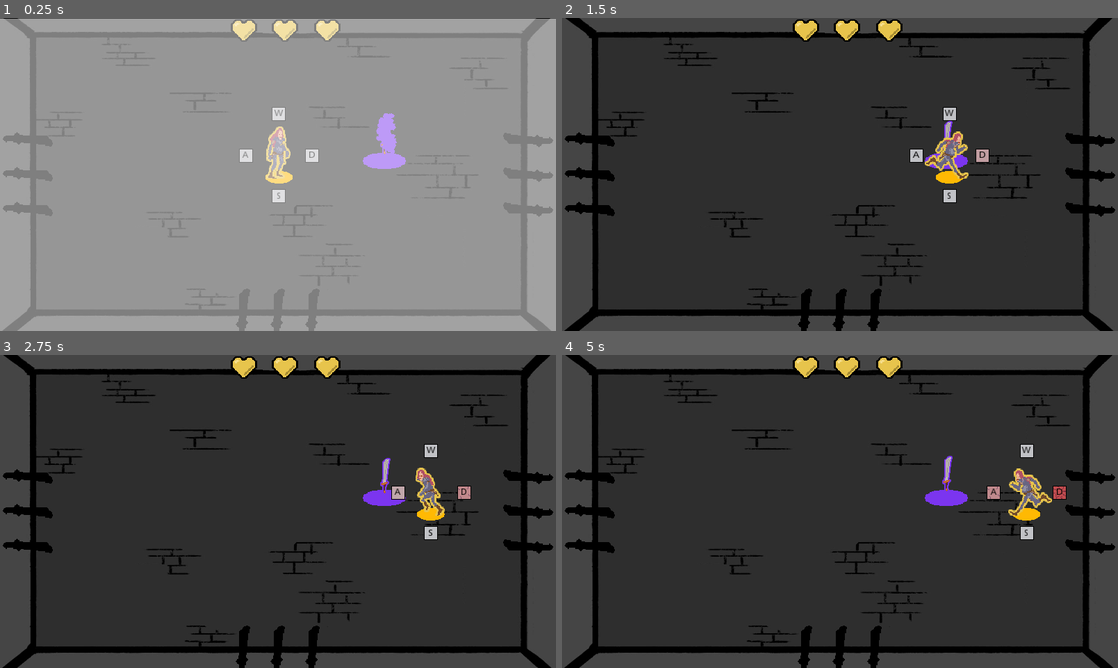
Above: before the commit, frames 1-4 (two rows, left to right).
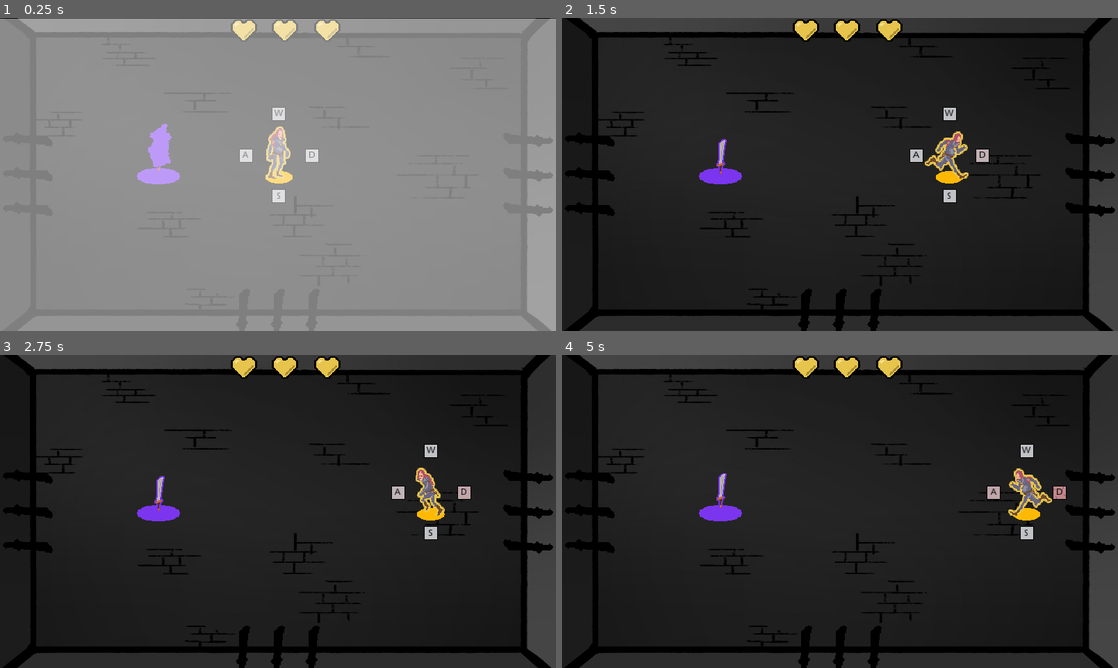
Above: after the commit, the same moments.

Repository: amidos2006/gmtkjam
Game: Godot game, scene res://Gameplay.tscn
Same seed, same stepped clock (60 frames per second), same inputs: the game is played once before the commit and once after it.
Inputs:
- Up to frame 1 (0.25 s): no input
- Up to frame 2 (1.5 s): tap Enter at 0.5 s; hold Space 0.53-1.28 s; hold D from 0.53 s (still down); tap 1 at 1.35 s
- Up to frame 3 (2.75 s): tap Space at 1.52, 1.55, 1.82 s; release D at 2.03 s; hold A from 2.03 s (still down); hold Space from 2.03 s (still down); tap 2 at 2.1 s
- Up to frame 4 (5 s): release A at 2.78 s; release Space at 2.78 s; hold D 2.78-4.28 s; tap 3 at 2.85 s; tap Space at 3.02, 3.05, 3.32, 4.52, 4.55, 4.82 s; hold Space 3.53-4.28 s; tap 4 at 3.6 s; hold A from 4.28 s (still down); tap 5 at 4.35 s

The runs differ from the first frame. In frame 1, 1.4% of the frame differs, in the area x 0-97%, y 0-68%; in frame 2, 10%; in frame 3, 10%; in frame 4, 10%, in the area x 0-99%, y 0-100%.

Commit message:
adding new shit

Diff:
--- /dev/null
+++ b/Background.gd
@@ -0,0 +1,16 @@
+extends CanvasLayer
+
+
+# Declare member variables here. Examples:
+# var a = 2
+# var b = "text"
+
+
+# Called when the node enters the scene tree for the first time.
+func _ready():
+	pass # Replace with function body.
+
+
+# Called every frame. 'delta' is the elapsed time since the previous frame.
+#func _process(delta):
+#	pass
--- a/Enemies.gd
+++ b/Enemies.gd
@@ -5,26 +5,32 @@
 const CHASER_ENEMY = preload("res://chaserEnemy.tscn")
 const STATIC_ENEMY = preload("res://staticEnemy.tscn")
 const LINE_ENEMY = preload("res://lineEnemy.tscn")
+const RAND_ENEMY = preload("res://randomEnemy.tscn")
 
 const ENEMY_TYPES = [
-	[0, 0, 0],
-	[4, 0, 0],
-	[0, 4, 0],
-	[0, 0, 2],
-	[4, 0, 2],
-	[0, 3, 2],
-	[4, 3, 2],
-	[3, 3, 3]
+	[0, 0, 0, 0],
+	[4, 0, 0, 0],
+	[0, 4, 0, 0],
+	[0, 0, 0, 2],
+	[4, 0, 0, 2],
+	[0, 3, 0, 2],
+	[4, 3, 0, 2],
+	[3, 3, 0, 3],
+	[3, 3, 0, 3],
+	[3, 3, 0, 3]
 ]
 
 const RANDOM_TYPES = [
-	[0, 0, 0],
-	[2, 0, 0],
-	[0, 1, 0],
-	[0, 0, 1],
-	[1, 0, 1],
-	[2, 2, 1],
-	[2, 2, 2]
+	[0, 0, 0, 0],
+	[2, 0, 0, 0],
+	[0, 1, 0, 0],
+	[0, 0, 0, 1],
+	[1, 0, 0, 1],
+	[2, 2, 0, 1],
+	[2, 2, 0, 2],
+	[2, 2, 0, 2],
+	[2, 2, 0, 2],
+	[2, 2, 0, 2]
 ]
 
 var firstTime = true
@@ -66,10 +72,11 @@
 
 		firstTime = false
 		var level = min($"/root/Global".level, ENEMY_TYPES.size())
-		var enemies = [0, 0, 0]
+		var enemies = [0, 0, 0, 0]
 		enemies[0] += ENEMY_TYPES[level][0] + randi() % (RANDOM_TYPES[level][0] + 1)
 		enemies[1] += ENEMY_TYPES[level][1] + randi() % (RANDOM_TYPES[level][1] + 1)
 		enemies[2] += ENEMY_TYPES[level][2] + randi() % (RANDOM_TYPES[level][2] + 1)
+		enemies[3] += ENEMY_TYPES[level][3] + randi() % (RANDOM_TYPES[level][3] + 1)
 		for i in range(0, enemies[0]):
 			var enemy = STATIC_ENEMY.instance()
 			self.add_child(enemy)
@@ -79,12 +86,21 @@
 			self.add_child(enemy)
 			enemy.global_position = get_new_position(i)
 		for i in range(0, enemies[2]):
-			var enemy = CHASER_ENEMY.instance()
+			var enemy = RAND_ENEMY.instance()
+			self.add_child(enemy)
+			enemy.global_position = get_new_position(i)
+		for i in range(0, enemies[3]):
+			var enemy = RAND_ENEMY.instance()
 			self.add_child(enemy)
 			enemy.global_position = get_new_position(i)
 
-	if $"/root/Global".room.collected >= $"/root/Global".room.MAX_COINS && Input.is_key_pressed(KEY_SPACE):
-		$"/root/Global".level += 1
-		firstTime = true
-		$"/root/Global".room.collected = 0
-		$"/root/Global".flash.flash()
+	if $"/root/Global".room.collected >= $"/root/Global".room.MAX_COINS:
+		if $"/root/Global".level < 10:
+			if Input.is_key_pressed(KEY_SPACE):
+				$"/root/Global".level += 1
+				$"/root/Global".player.global_position = Vector2(320, 180)
+				firstTime = true
+				$"/root/Global".room.collected = 0
+				$"/root/Global".flash.flash()
+		else:
+			pass
--- /dev/null
+++ b/Gameover.gd
@@ -0,0 +1,20 @@
+extends Control
+
+# Called when the node enters the scene tree for the first time.
+func _process(delta):
+	$Defeat.visible = false
+	$RestartButton.visible = false
+	$Victory.visible = false
+	$NextLvl.visible = false
+	if $"/root/Global".player == null:
+		$Defeat.visible = true
+		$RestartButton.visible = true
+		if Input.is_key_pressed(KEY_SPACE):
+			$"/root/Global".level = 0
+			get_tree().reload_current_scene()
+	if $"/root/Global".room.collected >= $"/root/Global".room.MAX_COINS:
+		if $"/root/Global".level >= 9:
+			$Victory.visible = true
+			$RestartButton.visible = true
+		else:
+			$NextLvl.visible = true
--- a/Gameplay.tscn
+++ b/Gameplay.tscn
@@ -1,20 +1,24 @@
-[gd_scene load_steps=22 format=2]
+[gd_scene load_steps=26 format=2]
 
 [ext_resource path="res://player.tscn" type="PackedScene" id=1]
-[ext_resource path="res://room.tscn" type="PackedScene" id=2]
+[ext_resource path="res://Victory.png" type="Texture" id=2]
 [ext_resource path="res://Flash.gd" type="Script" id=3]
 [ext_resource path="res://UI.gd" type="Script" id=4]
 [ext_resource path="res://healthUI.tscn" type="PackedScene" id=5]
 [ext_resource path="res://swordUI.tscn" type="PackedScene" id=6]
-[ext_resource path="res://losing_control.wav" type="AudioStream" id=7]
+[ext_resource path="res://room0.tscn" type="PackedScene" id=7]
 [ext_resource path="res://Pause.gd" type="Script" id=8]
 [ext_resource path="res://global.gd" type="Script" id=9]
+[ext_resource path="res://losing_control.wav" type="AudioStream" id=10]
 [ext_resource path="res://Enemies.gd" type="Script" id=11]
+[ext_resource path="res://Defeat.png" type="Texture" id=12]
 [ext_resource path="res://button.png" type="Texture" id=13]
 [ext_resource path="res://Keyboard.gd" type="Script" id=14]
+[ext_resource path="res://RestartButton.png" type="Texture" id=15]
 [ext_resource path="res://break.wav" type="AudioStream" id=16]
-[ext_resource path="res://kill.wav" type="AudioStream" id=18]
-[ext_resource path="res://GameTitle.gd" type="Script" id=19]
+[ext_resource path="res://Background.gd" type="Script" id=17]
+[ext_resource path="res://NextLvl.png" type="Texture" id=18]
+[ext_resource path="res://Gameover.gd" type="Script" id=19]
 
 [sub_resource type="AtlasTexture" id=1]
 atlas = ExtResource( 13 )
@@ -69,12 +73,10 @@
 
 [node name="Background" type="CanvasLayer" parent="."]
 layer = 0
-
-[node name="room" parent="Background" instance=ExtResource( 2 )]
+script = ExtResource( 17 )
+
+[node name="room1" parent="Background" instance=ExtResource( 7 )]
 position = Vector2( 320, 180 )
-
-[node name="scream" type="AudioStreamPlayer2D" parent="Background/room"]
-stream = ExtResource( 18 )
 
 [node name="Objects" type="CanvasLayer" parent="."]
 layer = 10
@@ -922,6 +924,38 @@
 margin_bottom = -220.0
 rect_rotation = -90.0
 
+[node name="Gameover" type="Control" parent="Overlayer"]
+anchor_right = 1.0
+anchor_bottom = 1.0
+script = ExtResource( 19 )
+__meta__ = {
+"_edit_use_anchors_": false
+}
+
+[node name="Victory" type="Sprite" parent="Overlayer/Gameover"]
+visible = false
+position = Vector2( 320, 130 )
+scale = Vector2( 0.5, 0.5 )
+texture = ExtResource( 2 )
+
+[node name="Defeat" type="Sprite" parent="Overlayer/Gameover"]
+visible = false
+position = Vector2( 320, 130 )
+scale = Vector2( 0.5, 0.5 )
+texture = ExtResource( 12 )
+
+[node name="RestartButton" type="Sprite" parent="Overlayer/Gameover"]
+visible = false
+position = Vector2( 320, 280 )
+scale = Vector2( 0.25, 0.25 )
+texture = ExtResource( 15 )
+
+[node name="NextLvl" type="Sprite" parent="Overlayer/Gameover"]
+visible = false
+position = Vector2( 320, 280 )
+scale = Vector2( 0.25, 0.25 )
+texture = ExtResource( 18 )
+
 [node name="Flash" type="ColorRect" parent="Overlayer"]
 pause_mode = 2
 anchor_right = 1.0
@@ -933,14 +967,6 @@
 "_edit_use_anchors_": false
 }
 
-[node name="GameTitle" type="Control" parent="Overlayer"]
-anchor_right = 1.0
-anchor_bottom = 1.0
-script = ExtResource( 19 )
-__meta__ = {
-"_edit_use_anchors_": false
-}
-
-[node name="Music" type="AudioStreamPlayer2D" parent="."]
-stream = ExtResource( 7 )
+[node name="Music" type="AudioStreamPlayer" parent="."]
+stream = ExtResource( 10 )
 autoplay = true
--- /dev/null
+++ b/challenge0.tscn
@@ -0,0 +1,3 @@
+[gd_scene format=2]
+
+[node name="enemies" type="Node2D"]
--- a/chaserEnemy.gd
+++ b/chaserEnemy.gd
@@ -1,6 +1,6 @@
 extends KinematicBody2D
 
-const SPEED = 120
+const SPEED = 100
 const ACCELERATION = 10
 const FRICTION = 1.5
 
--- a/chaserEnemy.tscn
+++ b/chaserEnemy.tscn
@@ -72,7 +72,7 @@
 scale = Vector2( 0.72, 0.72 )
 frames = SubResource( 10 )
 animation = "move_down"
-frame = 2
+frame = 1
 playing = true
 
 [node name="CollisionShape2D" type="CollisionShape2D" parent="."]
--- a/coin.gd
+++ b/coin.gd
@@ -24,6 +24,8 @@
 	return location
 
 func _on_Coin_body_entered(body):
+	if $"/root/Global".player == null:
+		return
 	if "Player" in body.name:
 		if $"/root/Global".room.coin_collected():
 			$CPUParticles2D.restart()
@@ -33,7 +35,10 @@
 			var center = $"/root/Global".room.global_position
 			var size = $"/root/Global".room.get_node("coinarea").shape.extents
 			position = _get_far_loc(center, size, $"/root/Global".player.global_position)
-	if "room" in body.name:
+	else:
+		$CPUParticles2D.restart()
+		$Sprite.scale.x = 0
+		$Sprite.scale.y = 0
 		var center = $"/root/Global".room.global_position
 		var size = $"/root/Global".room.get_node("coinarea").shape.extents
 		position = _get_far_loc(center, size, $"/root/Global".player.global_position)
--- a/coin.tscn
+++ b/coin.tscn
@@ -43,7 +43,6 @@
 scale = Vector2( 0.719999, 0.719999 )
 frames = SubResource( 5 )
 animation = "idle"
-frame = 1
 playing = true
 
 [node name="CollisionShape2D" type="CollisionShape2D" parent="."]
--- a/lineEnemy.tscn
+++ b/lineEnemy.tscn
@@ -49,7 +49,7 @@
 position = Vector2( 4, -32 )
 frames = SubResource( 7 )
 animation = "move"
-frame = 2
+frame = 3
 playing = true
 
 [node name="Sprite" type="Sprite" parent="."]
--- a/player.gd
+++ b/player.gd
@@ -4,7 +4,7 @@
 const ACCELERATION = 10
 const FRICTION = 1.5
 const MAX_LIFE_SPAN = 100
-const BREAK_SPEED = 20
+const BREAK_SPEED = 10
 const BOUNCE = 200
 const MAX_HEALTH = 3
 const MAX_INV = 0.5
--- a/player.tscn
+++ b/player.tscn
@@ -410,6 +410,8 @@
 
 [node name="down" type="AnimatedSprite" parent="Keys"]
 position = Vector2( 0, 22 )
+scale = Vector2( 1, 1.01015 )
+z_index = -4
 frames = SubResource( 47 )
 animation = "4"
 
--- /dev/null
+++ b/randomEnemy.gd
@@ -0,0 +1,40 @@
+extends KinematicBody2D
+
+const SPEED = 100
+
+var timer = 100
+export(Vector2) var dir = Vector2(1, 0)
+
+func _change_direction():
+	if abs(dir.x) > 0:
+		if (dir.x < 0 and $left.is_colliding() and "colliders" in $left.get_collider().name) or\
+			(dir.x > 0 and $right.is_colliding() and "colliders" in $right.get_collider().name):
+			if !$up.is_colliding():
+				dir.x = 0
+				dir.y = -1
+			if !$down.is_colliding():
+				dir.x = 0
+				dir.y = 1
+	elif abs(dir.y) > 0:
+		if (dir.y < 0 and $up.is_colliding() and "colliders" in $up.get_collider().name) or\
+			(dir.y > 0 and $down.is_colliding() and "colliders" in $down.get_collider().name):
+			if !$left.is_colliding():
+				dir.x = -1
+				dir.y = 0
+			if !$right.is_colliding():
+				dir.x = 1
+				dir.y = 0
+
+
+# Called every frame. 'delta' is the elapsed time since the previous frame.
+func _physics_process(delta):
+	_change_direction()
+	var collision = move_and_collide(dir * SPEED * delta)
+	if collision:
+		if collision.collider.has_method("hit"):
+			collision.collider.hit(dir.normalized())
+	z_index = global_position.y
+
+	$AnimatedSprite.flip_h = false
+	if dir.x < 0:
+		$AnimatedSprite.flip_h = true
--- /dev/null
+++ b/randomEnemy.tscn
@@ -0,0 +1,68 @@
+[gd_scene load_steps=9 format=2]
+
+[ext_resource path="res://CharFootField.png" type="Texture" id=1]
+[ext_resource path="res://GhostEnemy_move_Outline.png" type="Texture" id=2]
+[ext_resource path="res://randomEnemy.gd" type="Script" id=3]
+
+[sub_resource type="AtlasTexture" id=1]
+atlas = ExtResource( 2 )
+region = Rect2( 0, 0, 64, 64 )
+
+[sub_resource type="AtlasTexture" id=2]
+atlas = ExtResource( 2 )
+region = Rect2( 64, 0, 64, 64 )
+
+[sub_resource type="AtlasTexture" id=3]
+atlas = ExtResource( 2 )
+region = Rect2( 128, 0, 64, 64 )
+
+[sub_resource type="SpriteFrames" id=4]
+animations = [ {
+"frames": [ SubResource( 1 ), SubResource( 2 ), SubResource( 3 ) ],
+"loop": true,
+"name": "move",
+"speed": 6.0
+} ]
+
+[sub_resource type="RectangleShape2D" id=5]
+extents = Vector2( 18, 6 )
+
+[node name="randomEnemy" type="KinematicBody2D"]
+position = Vector2( 0, 1 )
+script = ExtResource( 3 )
+__meta__ = {
+"_edit_group_": true
+}
+
+[node name="AnimatedSprite" type="AnimatedSprite" parent="."]
+position = Vector2( 1, -20 )
+scale = Vector2( 0.920002, 0.920002 )
+frames = SubResource( 4 )
+animation = "move"
+frame = 1
+playing = true
+
+[node name="Sprite" type="Sprite" parent="."]
+modulate = Color( 0.862745, 0.160784, 0.160784, 1 )
+scale = Vector2( 0.878415, 0.882827 )
+z_index = -1
+texture = ExtResource( 1 )
+
+[node name="CollisionShape2D" type="CollisionShape2D" parent="."]
+shape = SubResource( 5 )
+
+[node name="up" type="RayCast2D" parent="."]
+enabled = true
+cast_to = Vector2( 0, -15 )
+
+[node name="down" type="RayCast2D" parent="."]
+enabled = true
+cast_to = Vector2( 0, 15 )
+
+[node name="left" type="RayCast2D" parent="."]
+enabled = true
+cast_to = Vector2( -25, 0 )
+
+[node name="right" type="RayCast2D" parent="."]
+enabled = true
+cast_to = Vector2( 25, 0 )
--- a/room.gd
+++ b/room.gd
@@ -7,6 +7,16 @@
 # Called when the node enters the scene tree for the first time.
 func _ready():
 	$"/root/Global".room = self
+
+func activate():
+	for i in range($colliders.get_child_count()):
+		$colliders.get_child(i).disabled = false
+	visible = true
+
+func deactivate():
+	for i in range($colliders.get_child_count()):
+		$colliders.get_child(i).disabled = true
+	visible = false
 
 func coin_collected():
 	collected += 1
--- /dev/null
+++ b/room0.tscn
@@ -0,0 +1,55 @@
+[gd_scene load_steps=9 format=2]
+
+[ext_resource path="res://Map0.jpg" type="Texture" id=1]
+[ext_resource path="res://room.gd" type="Script" id=2]
+[ext_resource path="res://kill.wav" type="AudioStream" id=3]
+
+[sub_resource type="RectangleShape2D" id=1]
+extents = Vector2( 26, 181 )
+
+[sub_resource type="RectangleShape2D" id=2]
+extents = Vector2( 321, 14 )
+
+[sub_resource type="RectangleShape2D" id=3]
+extents = Vector2( 19, 179 )
+
+[sub_resource type="RectangleShape2D" id=4]
+extents = Vector2( 322, 15 )
+
+[sub_resource type="RectangleShape2D" id=5]
+extents = Vector2( 275, 155 )
+
+[node name="room1" type="Node2D"]
+position = Vector2( 0, 1 )
+script = ExtResource( 2 )
+__meta__ = {
+"_edit_group_": true
+}
+
+[node name="Sprite" type="Sprite" parent="."]
+scale = Vector2( 0.5, 0.5 )
+texture = ExtResource( 1 )
+
+[node name="colliders" type="StaticBody2D" parent="."]
+
+[node name="left" type="CollisionShape2D" parent="colliders"]
+position = Vector2( -306, 0 )
+shape = SubResource( 1 )
+
+[node name="up" type="CollisionShape2D" parent="colliders"]
+position = Vector2( -3, -174 )
+shape = SubResource( 2 )
+
+[node name="right" type="CollisionShape2D" parent="colliders"]
+position = Vector2( 299, 0 )
+shape = SubResource( 3 )
+
+[node name="down" type="CollisionShape2D" parent="colliders"]
+position = Vector2( 2, 173 )
+shape = SubResource( 4 )
+
+[node name="coinarea" type="CollisionShape2D" parent="."]
+shape = SubResource( 5 )
+
+[node name="scream" type="AudioStreamPlayer2D" parent="."]
+stream = ExtResource( 3 )
--- /dev/null
+++ b/room1.tscn
@@ -0,0 +1,79 @@
+[gd_scene load_steps=12 format=2]
+
+[ext_resource path="res://Map1.jpg" type="Texture" id=1]
+[ext_resource path="res://room.gd" type="Script" id=2]
+[ext_resource path="res://kill.wav" type="AudioStream" id=3]
+
+[sub_resource type="RectangleShape2D" id=1]
+extents = Vector2( 26, 181 )
+
+[sub_resource type="RectangleShape2D" id=2]
+extents = Vector2( 321, 14 )
+
+[sub_resource type="RectangleShape2D" id=3]
+extents = Vector2( 19, 179 )
+
+[sub_resource type="RectangleShape2D" id=4]
+extents = Vector2( 322, 15 )
+
+[sub_resource type="RectangleShape2D" id=5]
+extents = Vector2( 24.1866, 48.3732 )
+
+[sub_resource type="RectangleShape2D" id=6]
+extents = Vector2( 54, 25 )
+
+[sub_resource type="RectangleShape2D" id=7]
+extents = Vector2( 100.419, 26.1469 )
+
+[sub_resource type="RectangleShape2D" id=8]
+extents = Vector2( 275, 154 )
+
+[node name="room1" type="Node2D"]
+position = Vector2( 0, 1 )
+script = ExtResource( 2 )
+__meta__ = {
+"_edit_group_": true
+}
+
+[node name="Sprite" type="Sprite" parent="."]
+scale = Vector2( 0.5, 0.5 )
+texture = ExtResource( 1 )
+
+[node name="colliders" type="StaticBody2D" parent="."]
+
+[node name="left" type="CollisionShape2D" parent="colliders"]
+position = Vector2( -306, 0 )
+shape = SubResource( 1 )
+
+[node name="up" type="CollisionShape2D" parent="colliders"]
+position = Vector2( -3, -174 )
+shape = SubResource( 2 )
+
+[node name="right" type="CollisionShape2D" parent="colliders"]
+position = Vector2( 299, 0 )
+shape = SubResource( 3 )
+
+[node name="down" type="CollisionShape2D" parent="colliders"]
+position = Vector2( 2, 173 )
+shape = SubResource( 4 )
+
+[node name="CollisionShape2D" type="CollisionShape2D" parent="colliders"]
+position = Vector2( -176, 9 )
+rotation = 0.102614
+shape = SubResource( 5 )
+
+[node name="CollisionShape2D2" type="CollisionShape2D" parent="colliders"]
+position = Vector2( -9, 48 )
+rotation = -0.0894283
+shape = SubResource( 6 )
+
+[node name="CollisionShape2D3" type="CollisionShape2D" parent="colliders"]
+position = Vector2( 157, 2 )
+rotation = 0.720782
+shape = SubResource( 7 )
+
+[node name="coinarea" type="CollisionShape2D" parent="."]
+shape = SubResource( 8 )
+
+[node name="scream" type="AudioStreamPlayer2D" parent="."]
+stream = ExtResource( 3 )
--- /dev/null
+++ b/room2.tscn
@@ -0,0 +1,76 @@
+[gd_scene load_steps=12 format=2]
+
+[ext_resource path="res://Map2.jpg" type="Texture" id=1]
+[ext_resource path="res://room.gd" type="Script" id=2]
+[ext_resource path="res://kill.wav" type="AudioStream" id=3]
+
+[sub_resource type="RectangleShape2D" id=1]
+extents = Vector2( 26, 181 )
+
+[sub_resource type="RectangleShape2D" id=2]
+extents = Vector2( 321, 14 )
+
+[sub_resource type="RectangleShape2D" id=3]
+extents = Vector2( 19, 179 )
+
+[sub_resource type="RectangleShape2D" id=4]
+extents = Vector2( 322, 15 )
+
+[sub_resource type="RectangleShape2D" id=5]
+extents = Vector2( 23, 64 )
+
+[sub_resource type="RectangleShape2D" id=6]
+extents = Vector2( 19, 49 )
+
+[sub_resource type="RectangleShape2D" id=7]
+extents = Vector2( 31, 21 )
+
+[sub_resource type="RectangleShape2D" id=8]
+extents = Vector2( 275, 154 )
+
+[node name="room1" type="Node2D"]
+position = Vector2( 0, 1 )
+script = ExtResource( 2 )
+__meta__ = {
+"_edit_group_": true
+}
+
+[node name="Sprite" type="Sprite" parent="."]
+scale = Vector2( 0.5, 0.5 )
+texture = ExtResource( 1 )
+
+[node name="colliders" type="StaticBody2D" parent="."]
+
+[node name="left" type="CollisionShape2D" parent="colliders"]
+position = Vector2( -306, 0 )
+shape = SubResource( 1 )
+
+[node name="up" type="CollisionShape2D" parent="colliders"]
+position = Vector2( -3, -174 )
+shape = SubResource( 2 )
+
+[node name="right" type="CollisionShape2D" parent="colliders"]
+position = Vector2( 299, 0 )
+shape = SubResource( 3 )
+
+[node name="down" type="CollisionShape2D" parent="colliders"]
+position = Vector2( 2, 173 )
+shape = SubResource( 4 )
+
+[node name="CollisionShape2D" type="CollisionShape2D" parent="colliders"]
+position = Vector2( 108, -116 )
+shape = SubResource( 5 )
+
+[node name="CollisionShape2D2" type="CollisionShape2D" parent="colliders"]
+position = Vector2( 110, 128 )
+shape = SubResource( 6 )
+
+[node name="CollisionShape2D3" type="CollisionShape2D" parent="colliders"]
+position = Vector2( 269, -38 )
+shape = SubResource( 7 )
+
+[node name="coinarea" type="CollisionShape2D" parent="."]
+shape = SubResource( 8 )
+
+[node name="scream" type="AudioStreamPlayer2D" parent="."]
+stream = ExtResource( 3 )
--- /dev/null
+++ b/room3.tscn
@@ -0,0 +1,70 @@
+[gd_scene load_steps=11 format=2]
+
+[ext_resource path="res://Map3.jpg" type="Texture" id=1]
+[ext_resource path="res://room.gd" type="Script" id=2]
+[ext_resource path="res://kill.wav" type="AudioStream" id=3]
+
+[sub_resource type="RectangleShape2D" id=1]
+extents = Vector2( 26, 181 )
+
+[sub_resource type="RectangleShape2D" id=2]
+extents = Vector2( 321, 14 )
+
+[sub_resource type="RectangleShape2D" id=3]
+extents = Vector2( 19, 179 )
+
+[sub_resource type="RectangleShape2D" id=4]
+extents = Vector2( 322, 15 )
+
+[sub_resource type="RectangleShape2D" id=5]
+extents = Vector2( 42, 57 )
+
+[sub_resource type="RectangleShape2D" id=6]
+extents = Vector2( 37, 47 )
+
+[sub_resource type="RectangleShape2D" id=7]
+extents = Vector2( 275, 155 )
+
+[node name="room1" type="Node2D"]
+position = Vector2( 0, 1 )
+script = ExtResource( 2 )
+__meta__ = {
+"_edit_group_": true
+}
+
+[node name="Sprite" type="Sprite" parent="."]
+scale = Vector2( 0.5, 0.5 )
+texture = ExtResource( 1 )
+
+[node name="colliders" type="StaticBody2D" parent="."]
+
+[node name="left" type="CollisionShape2D" parent="colliders"]
+position = Vector2( -306, 0 )
+shape = SubResource( 1 )
+
+[node name="up" type="CollisionShape2D" parent="colliders"]
+position = Vector2( -3, -174 )
+shape = SubResource( 2 )
+
+[node name="right" type="CollisionShape2D" parent="colliders"]
+position = Vector2( 299, 0 )
+shape = SubResource( 3 )
+
+[node name="down" type="CollisionShape2D" parent="colliders"]
+position = Vector2( 2, 173 )
+shape = SubResource( 4 )
+
+[node name="CollisionShape2D" type="CollisionShape2D" parent="colliders"]
+position = Vector2( 0, 124 )
+shape = SubResource( 5 )
+
+[node name="CollisionShape2D2" type="CollisionShape2D" parent="colliders"]
+position = Vector2( 116, -39 )
+rotation = -0.85623
+shape = SubResource( 6 )
+
+[node name="coinarea" type="CollisionShape2D" parent="."]
+shape = SubResource( 7 )
+
+[node name="scream" type="AudioStreamPlayer2D" parent="."]
+stream = ExtResource( 3 )
--- a/staticEnemy.tscn
+++ b/staticEnemy.tscn
@@ -41,7 +41,7 @@
 position = Vector2( 0, -24 )
 scale = Vector2( 0.799999, 0.799999 )
 frames = SubResource( 2 )
-frame = 1
+frame = 2
 playing = true
 
 [node name="Sprite" type="Sprite" parent="."]
Binary file added: BreakingKey_sheet.png
Not shown, added: BreakingKey_sheet.png.import
Binary file added: Defeat.png
Not shown, added: Defeat.png.import
Binary file added: GhostEnemy_move_Outline.png
Not shown, added: GhostEnemy_move_Outline.png.import
Binary file added: KeyToVictory.png
Not shown, added: KeyToVictory.png.import
Binary file added: Map0.jpg
Not shown, added: Map0.jpg.import
Binary file added: Map1.jpg
Not shown, added: Map1.jpg.import
(and 23 more such lines)
